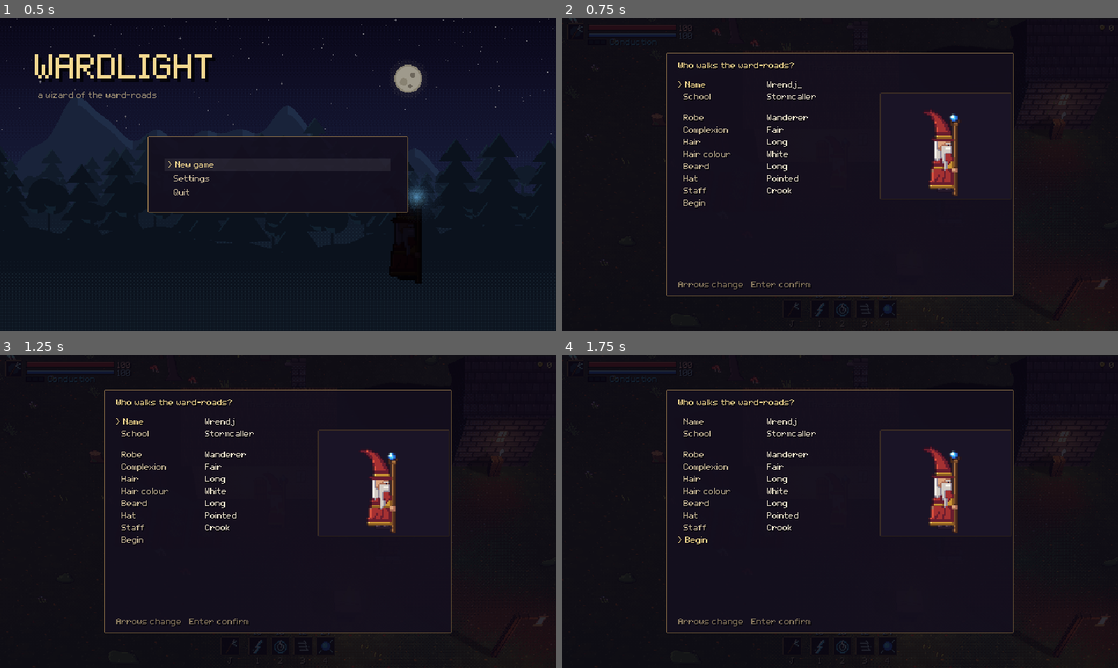
Above: before the commit, frames 1-4 (two rows, left to right).
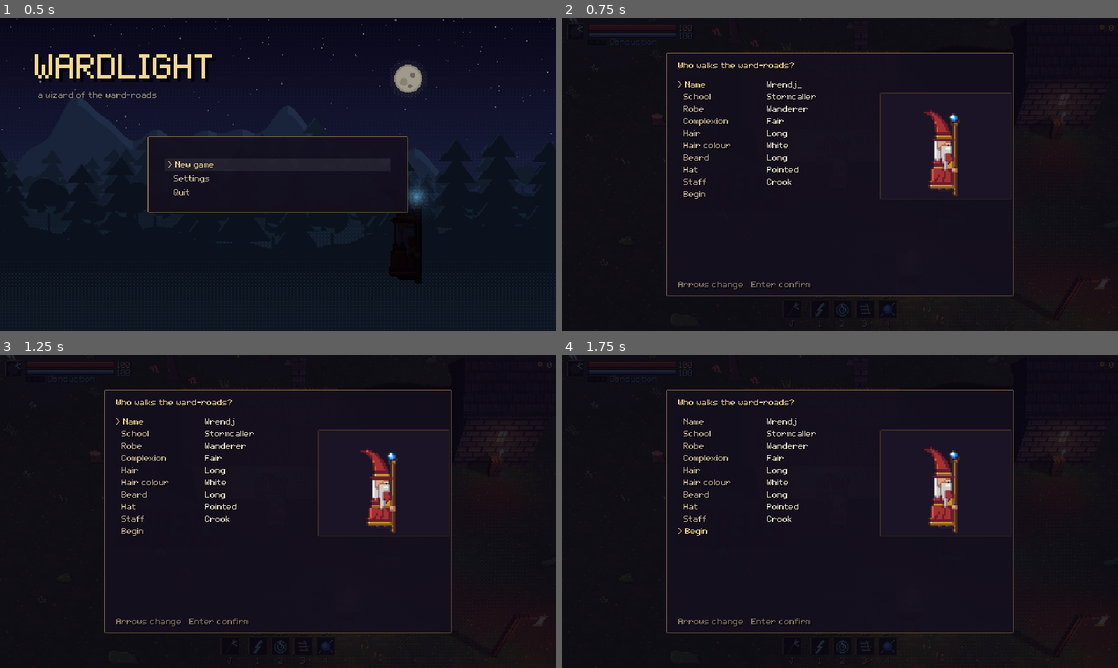
Above: after the commit, the same moments.

Repository: xbogert-cmd/wardlight
Game: Godot game, scene res://scenes/main.tscn
Same seed, same stepped clock (60 frames per second), same inputs: the game is played once before the commit and once after it.
Inputs (mouse positions are in pixels of both pictures, inside the frame that each line leads up to):
- Up to frame 1 (0.5 s): no input
- Up to frame 2 (0.75 s): tap Enter (ui_accept) at 0.5 s; move the mouse to (962, 158) at 0.52 s; hold D (move_right) from 0.53 s (still down); hold J (attack) from 0.53 s (still down); click (962, 158) at 0.67 s
- Up to frame 3 (1.25 s): keep holding D (move_right); keep holding J (attack); tap Space (jump) at 0.77, 1.07 s
- Up to frame 4 (1.75 s): release D (move_right) at 1.25 s; release J (attack) at 1.25 s; tap Enter (ui_accept) at 1.25 s; drag from (728, 527) to (812, 574) at 1.27 s

Frame 1 is identical in both runs. In frame 2, 0.8% of the frame differs, in the area x 21-45%, y 28-61%; in frame 3, 0.8%; in frame 4, 0.8%, in the area x 20-45%, y 28-61%.

Commit message:
Fix mouse aim near region edges; school blurb no longer clipped
The invisible bounds walls are 40 m tall and cut the camera's view rays, so
near the south edge the cursor landed on the wall and every attack went
down. Mouse picking (aim, build mode) now skips them. Adds aimtest and
newgame demos.

Co-Authored-By: Claude Opus 5.5 <noreply@anthropic.com>

Diff:
--- a/game/core/demo_driver.gd
+++ b/game/core/demo_driver.gd
@@ -47,6 +47,13 @@
 		[11.2, "quit", ""],
 	],
 	# tree fading + ground rings on the ruins hill
+	# real mouse aiming: cursor above / below / left / right of the wizard
+	"aimtest": [
+		[0.5, "mouse", "320,60"], [0.7, "aimprint", "up"], [0.8, "mouse", "320,340"], [1.0, "aimprint", "down"],
+		[1.1, "mouse", "40,200"], [1.3, "aimprint", "left"], [1.4, "mouse", "600,200"], [1.6, "aimprint", "right"],
+		[1.7, "tp", "0,11"], [1.9, "mouse", "320,60"], [2.1, "aimprint", "up_near_south_edge"],
+		[2.2, "mouse", "600,200"], [2.4, "aimprint", "right_near_south_edge"], [2.5, "quit", ""],
+	],
 	"check": [
 		[0.1, "freeze", ""], [0.2, "learn", ""], [0.3, "tp", "-12,2"], [1.0, "shot", "k01_behind_tree"],
 		[1.1, "school", "hex"], [1.2, "tp", "-16.5,1"], [1.8, "tap", "spell_3"], [2.3, "shot", "k02_siphon_slope"],
@@ -106,6 +113,8 @@
 		[0.3, "flag", "ward_restored"], [0.4, "travel", "hearthmere:west"], [1.8, "map", ""], [2.1, "shot", "m1_map"],
 		[2.3, "key", "4194305"], [2.6, "journal", ""], [2.9, "shot", "m2_journal"], [3.2, "quit", ""],
 	],
+	# character creation with the school row selected
+	"newgame": [[1.0, "key", "4194322"], [1.1, "key", "4194309"], [1.4, "key", "4194322"], [1.5, "key", "4194309"], [2.0, "key", "4194322"], [2.3, "shot", "ng_school"], [2.4, "key", "4194321"], [2.6, "shot", "ng_school2"], [2.7, "quit", ""]],
 	"title": [[1.0, "shot", "title"], [1.2, "key", "4194322"], [1.25, "key", "4194322"], [1.3, "key", "4194309"], [1.6, "shot", "settings"],
 		[1.7, "key", "4194322"], [1.8, "key", "4194322"], [1.9, "key", "4194321"], [2.1, "shot", "settings2"], [2.2, "key", "4194305"], [2.5, "shot", "title2"], [2.7, "quit", ""]],
 	"inv": [
@@ -203,6 +212,18 @@
 			_player().aim.override = _player().global_position + Vector3(float(off[0]), 0, float(off[1]))
 		"aim_enemy":
 			_player().aim.override_enemy = true
+		"mouse":
+			# move the real cursor to "x,y" in 640x360 screen pixels
+			var mxy: PackedStringArray = (s[2] as String).split(",")
+			var mpos := Vector2(float(mxy[0]), float(mxy[1]))
+			get_viewport().warp_mouse(mpos)
+			var mm := InputEventMouseMotion.new()
+			mm.position = mpos
+			Input.parse_input_event(mm)
+		"aimprint":
+			var pa := _player()
+			pa.aim.update_aim(pa.cast_origin())
+			print("DEMO aim ", s[2], " mouse=", get_viewport().get_mouse_position(), " cursor=", pa.aim.cursor.snappedf(0.1), " player=", pa.global_position.snappedf(0.1), " dir=", pa.aim.dir_from(pa.cast_origin()).snappedf(0.01), " active=", pa.aim.mouse_active)
 		"clear_aim":
 			_player().aim.override = null
 			_player().aim.override_enemy = false
--- a/game/player/aim.gd
+++ b/game/player/aim.gd
@@ -38,6 +38,8 @@
 		var from := cam.project_ray_origin(mp)
 		var dir := cam.project_ray_normal(mp)
 		var q := PhysicsRayQueryParameters3D.create(from, from + dir * 300.0, 1)
+		if Region.current and Region.current.walls:
+			q.exclude = [Region.current.walls.get_rid()]
 		var hit := player.get_world_3d().direct_space_state.intersect_ray(q)
 		if not hit.is_empty():
 			cursor = hit.position
--- a/game/ui/build_mode.gd
+++ b/game/ui/build_mode.gd
@@ -90,6 +90,8 @@
 		var from := cam.project_ray_origin(mp)
 		var dir := cam.project_ray_normal(mp)
 		var q := PhysicsRayQueryParameters3D.create(from, from + dir * 200.0, 1)
+		if Region.current and Region.current.walls:
+			q.exclude = [Region.current.walls.get_rid()]
 		var hit := player.get_world_3d().direct_space_state.intersect_ray(q)
 		if not hit.is_empty():
 			pos = _snap(hit.position)
--- a/game/ui/look_editor.gd
+++ b/game/ui/look_editor.gd
@@ -150,12 +150,12 @@
 		var v := _value(key)
 		if v != "":
 			_t2(("< " if sel and key != "name" else "  ") + v + (" >" if sel and key != "name" else ""), Vector2(p.x + 110, y), Color("f0e6d0"))
-		y += 14 if key != "school" else 24
+		y += 14
 	if new_game and _rows[row] == "school":
 		var blurb: String = {"fire": "Fire and heat. Burning ground, wards of flame.",
 			"hex": "Curses and spirits. Roots, needles, stolen life.",
 			"storm": "Lightning and wind. Fast bolts, thunder, flight."}[school]
-		_t2(blurb, Vector2(p.x + 110, p.y + 40 + 14 + 12), Color("a89878"))
+		_t2(blurb, p + Vector2(14, PANEL.size.y - 26), Color("a89878"))
 	_t2("Arrows change   Enter confirm" + ("" if new_game else "   Esc cancel"), p + Vector2(14, PANEL.size.y - 10), Color("8a7a60"))
 	# preview, idle animation at 3x
 	var frames: Array = _art.anims.idle.frames
--- a/game/world/region.gd
+++ b/game/world/region.gd
@@ -58,6 +58,9 @@
 var player: Player
 var cam: GameCamera3D
 var fader := OcclusionFader.new()
+## The invisible edge walls: tall enough to cut the camera's view rays, so
+## mouse picking must skip them.
+var walls: StaticBody3D
 var _exiting := false
 
 
@@ -350,6 +353,7 @@
 
 func _bounds_walls() -> void:
 	var body := StaticBody3D.new()
+	walls = body
 	add_child(body)
 	var b := bounds
 	for w: Array in [[Vector3(b.position.x, 0, b.get_center().y), Vector3(0.6, 40, b.size.y)],
